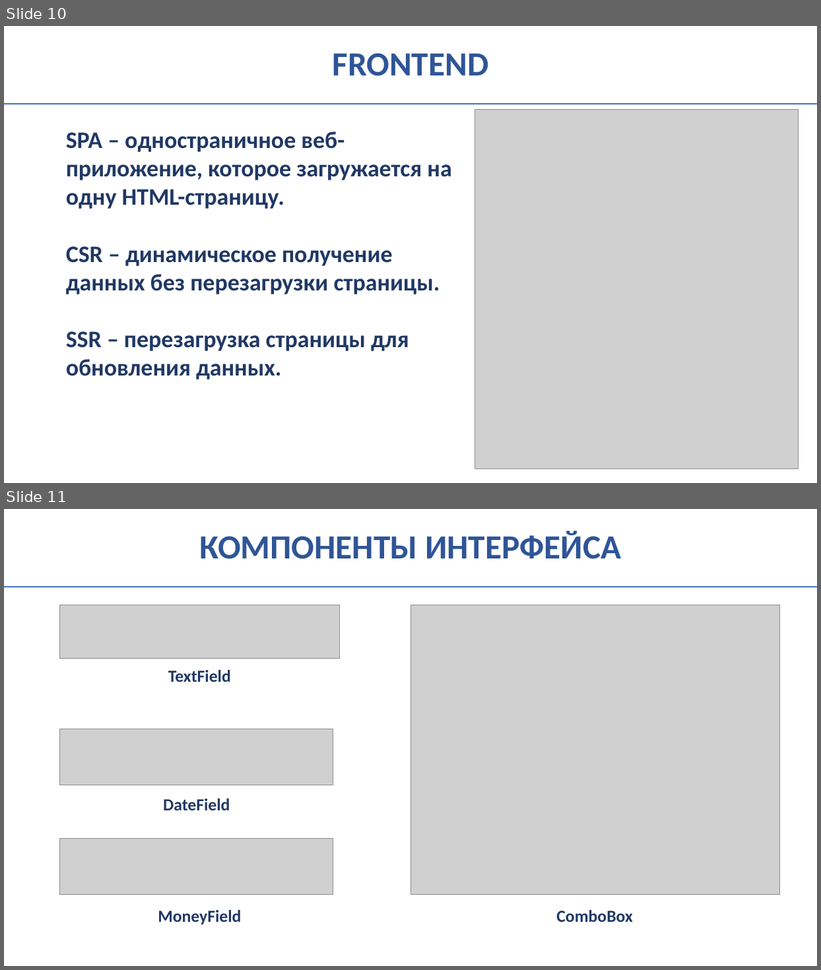
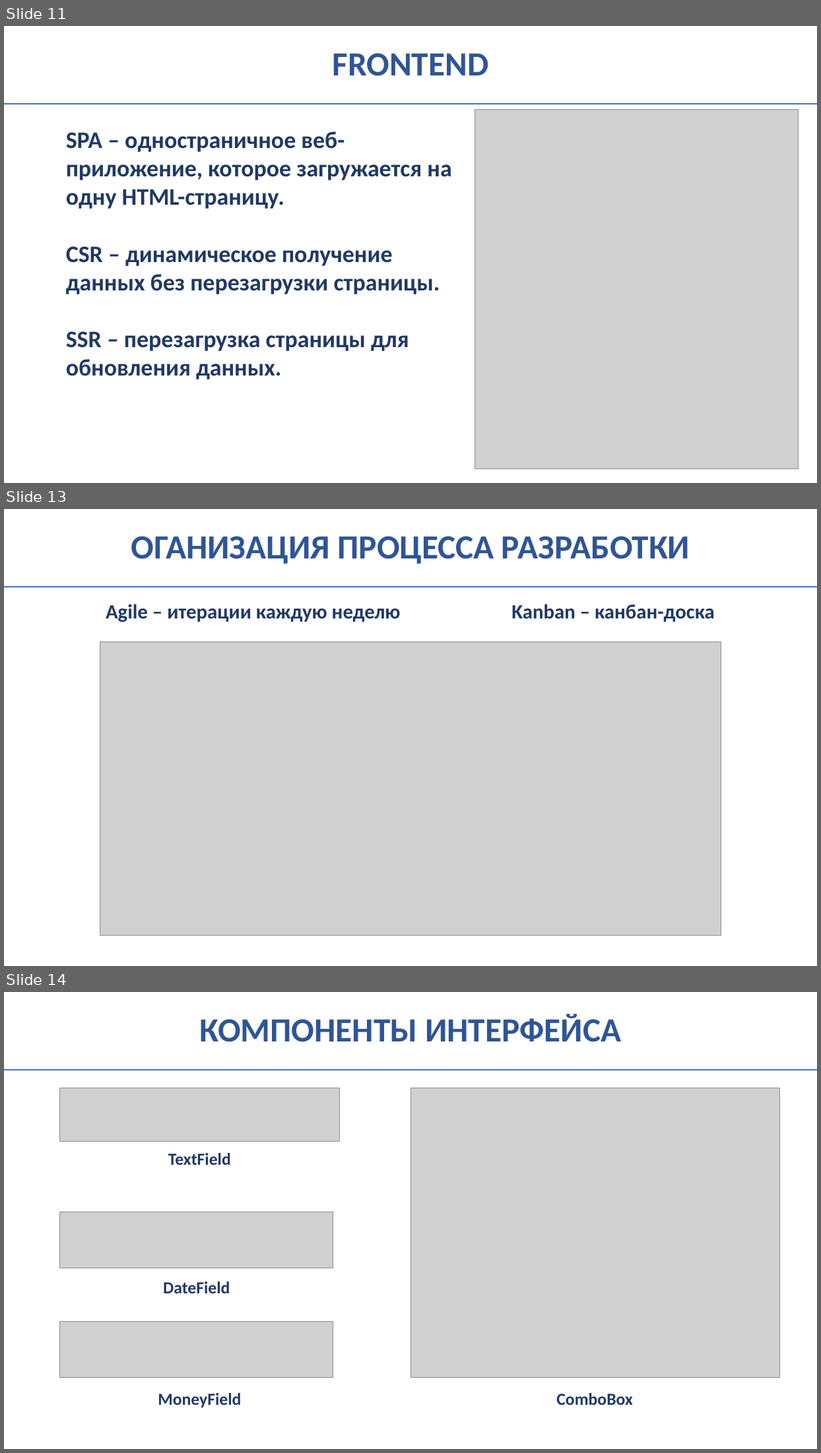
Before and after one commit to LeOneMoe/auto-credit, a slide deck: docs/Presentation.pptx. Shown one above the other, each under a label of ours: slides 10 and 11 before the commit, slides 11, 13 and 14 after it; the slides between them are not shown. The pictures are 821x970 and 821x1453 pixels, drawn with LibreOffice and Linux fonts; fonts in the diff are those of the drawing; grey boxes stand for pictures. Boxes give left, top, right and bottom in pixels: in the first picture for what was removed or moved away, otherwise in the second. Text is boxed around its words. In the diff, an @@ line names an element or a change of style, - is before the commit and + after.

```diff
--- a/docs/Presentation.pptx
+++ b/docs/Presentation.pptx
@@ slide 13 added at [4,509,817,966], background #FFFFFF @@
@@ title added at [131,536,690,564], 40 pt, text #2F5597, bold @@
+ОГАНИЗАЦИЯ ПРОЦЕССА РАЗРАБОТКИ
@@ line added from (4, 587) to (817, 587), #4472C4 1.5 pt @@
@@ text added at [106,604,401,623], 24 pt, text #203864, bold @@
+Agile – итерации каждую неделю
@@ text added at [512,604,715,622], 24 pt, text #203864, bold @@
+Kanban – канбан-доска
@@ picture added at [100,642,721,936] @@
@@ what was slide 10 is now slide 11 @@
@@ what was slide 11 is now slide 14 @@
```
Also in this commit, not shown: 2 slides changed, 4 other slides added, 6 other files.
